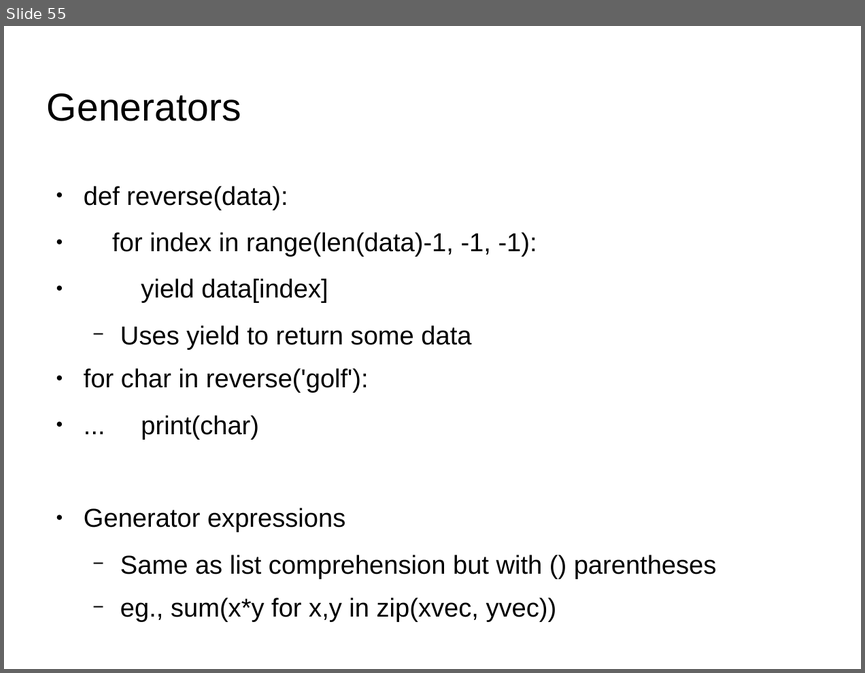
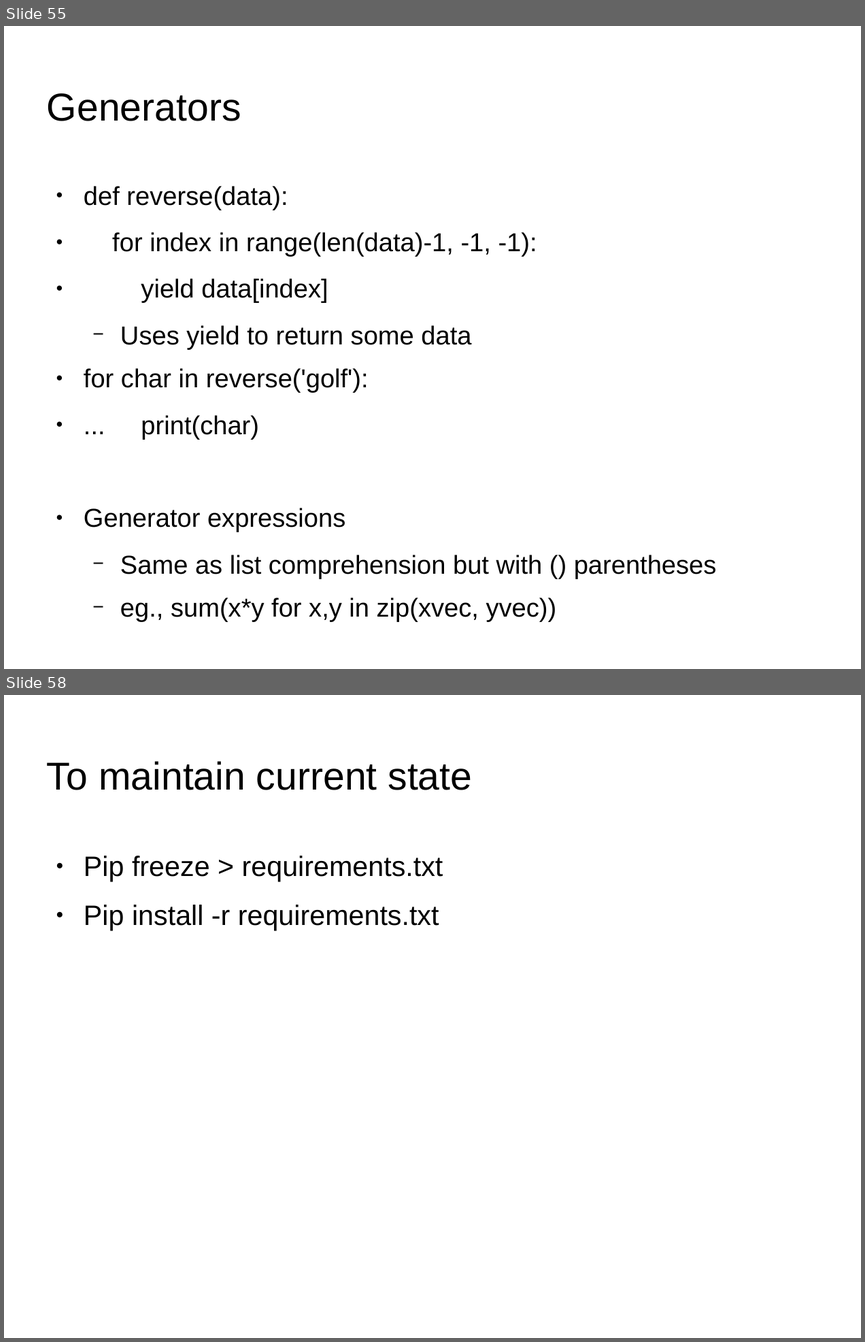
Before and after one commit to shikha-desai/Internship_PreWork, a slide deck: Python/Python_Notes.odp. Shown one above the other, each under a label of ours: slide 55 before the commit, slides 55 and 58 after it; the slides between them are not shown. The pictures are 865x673 and 865x1342 pixels, drawn with LibreOffice and Linux fonts; fonts in the diff are those of the drawing; background and template pictures are left out. Boxes give left, top, right and bottom in pixels: in the first picture for what was removed or moved away, otherwise in the second. Text is boxed around its words. In the diff, an @@ line names an element or a change of style, - is before the commit and + after.

```diff
--- a/Python/Python_Notes.odp
+++ b/Python/Python_Notes.odp
@@ slide 58 added at bbox=[4, 695, 861, 1338], background picture (left out) @@
@@ title added at bbox=[47, 761, 473, 790], 36 pt, text #000000 @@
+To maintain current state
@@ text added at bbox=[84, 855, 443, 930], 26 pt, text #000000 @@
+● Pip freeze > requirements.txt
+● Pip install -r requirements.txt
```
Also in this commit, not shown: 3 other slides added, 26 other files.
